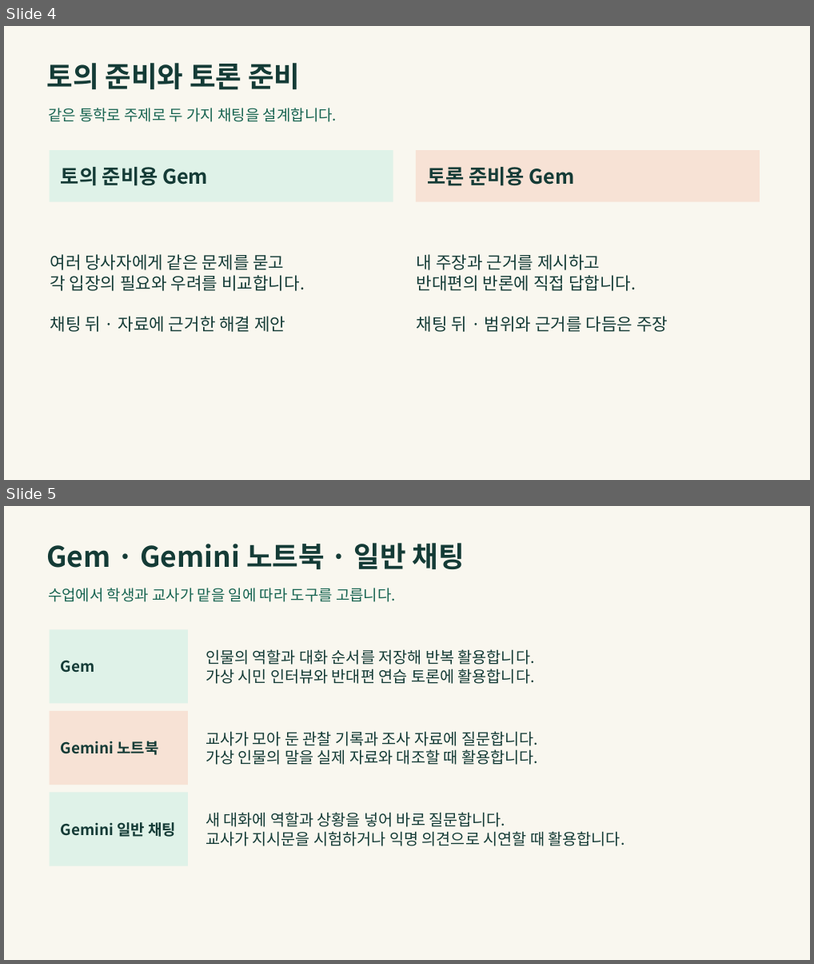
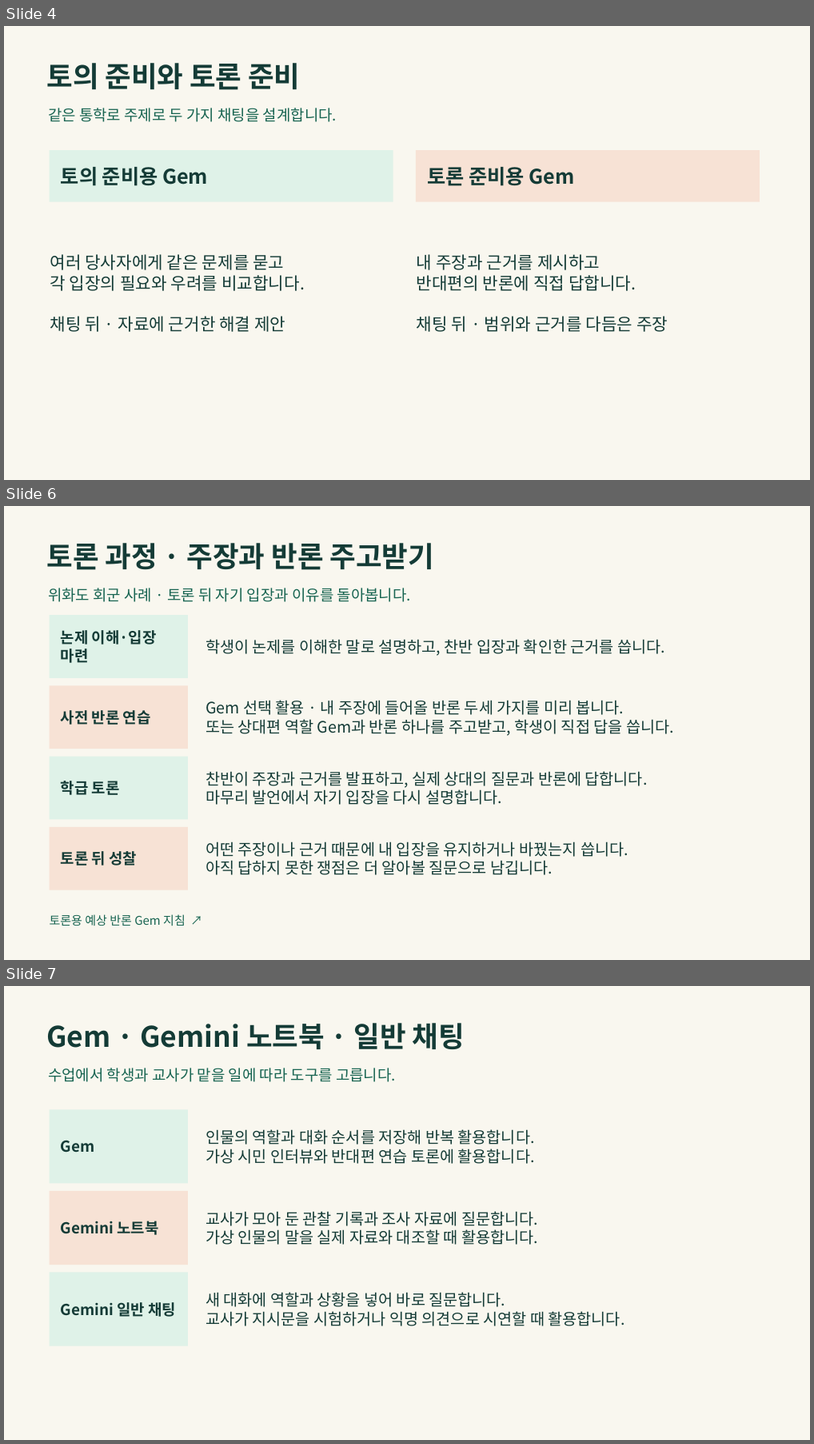
Before and after one commit to LUCKYBRIDGE/gemini-discussion, a slide deck: output/gemini-discussion.pptx. Shown one above the other, each under a label of ours: slides 4 and 5 before the commit, slides 4, 6 and 7 after it; the slides between them are not shown. The pictures are 814x964 and 814x1444 pixels, drawn with LibreOffice and Linux fonts; fonts in the diff are those of the drawing. Boxes give left, top, right and bottom in pixels: in the first picture for what was removed or moved away, otherwise in the second. Text is boxed around its words. In the diff, an @@ line names an element or a change of style, - is before the commit and + after.

```diff
--- a/output/gemini-discussion.pptx
+++ b/output/gemini-discussion.pptx
@@ slide 6 added at box(4, 506, 810, 960), background #F9F7EF @@
@@ text added at box(47, 543, 434, 570), 33.8 pt, text #143B36, bold @@
+토론 과정 · 주장과 반론 주고받기
@@ text added at box(48, 588, 411, 602), 18 pt, text #176451 @@
+위화도 회군 사례 · 토론 뒤 자기 입장과 이유를 돌아봅니다.
@@ rectangle added at box(50, 615, 188, 678), fill #DFF2E8, 18 pt, text #143B36, bold @@
+논제 이해·입장 마련
@@ text added at box(206, 639, 666, 656), 18.8 pt, text #143B36 @@
+학생이 논제를 이해한 말로 설명하고, 찬반 입장과 확인한 근거를 씁니다.
@@ rectangle added at box(50, 686, 188, 748), fill #F7E2D5, 18 pt, text #143B36, bold @@
+사전 반론 연습
@@ text added at box(206, 700, 674, 736), 18.8 pt, text #143B36 @@
+Gem 선택 활용 · 내 주장에 들어올 반론 두세 가지를 미리 봅니다.
+또는 상대편 역할 Gem과 반론 하나를 주고받고, 학생이 직접 답을 씁니다.
@@ rectangle added at box(50, 756, 188, 820), fill #DFF2E8, 18 pt, text #143B36, bold @@
+학급 토론
@@ text added at box(206, 771, 648, 804), 18.8 pt, text #143B36 @@
+찬반이 주장과 근거를 발표하고, 실제 상대의 질문과 반론에 답합니다.
+마무리 발언에서 자기 입장을 다시 설명합니다.
@@ rectangle added at box(50, 827, 188, 889), fill #F7E2D5, 18 pt, text #143B36, bold @@
+토론 뒤 성찰
@@ text added at box(206, 841, 629, 875), 18.8 pt, text #143B36 @@
+어떤 주장이나 근거 때문에 내 입장을 유지하거나 바꿨는지 씁니다.
+아직 답하지 못한 쟁점은 더 알아볼 질문으로 남깁니다.
@@ text added at box(50, 914, 186, 925), 14.2 pt, text #176451 @@
+토론용 예상 반론 Gem 지침 ↗
@@ what was slide 5 is now slide 7 @@
```
Also in this commit, not shown: 1 other slide added, 2 other files.
